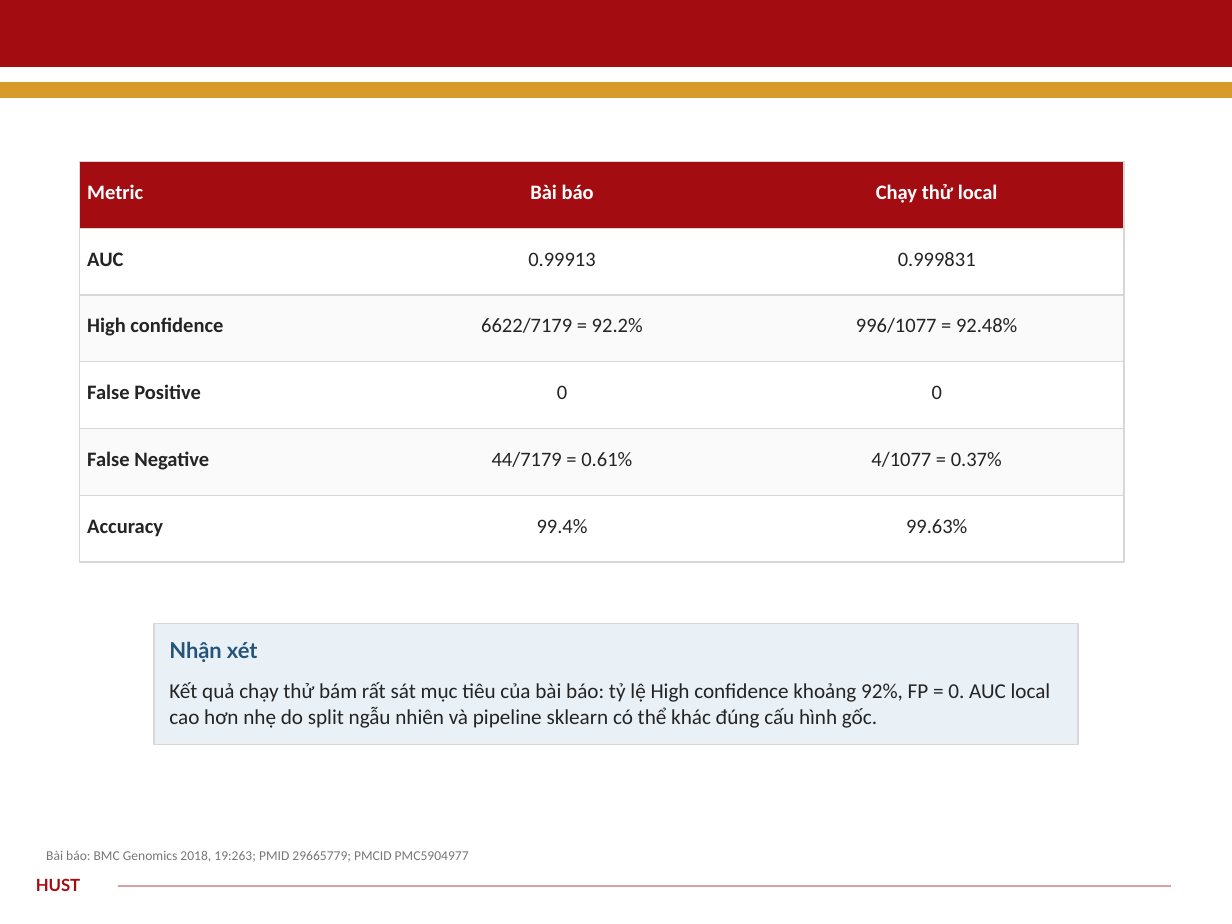
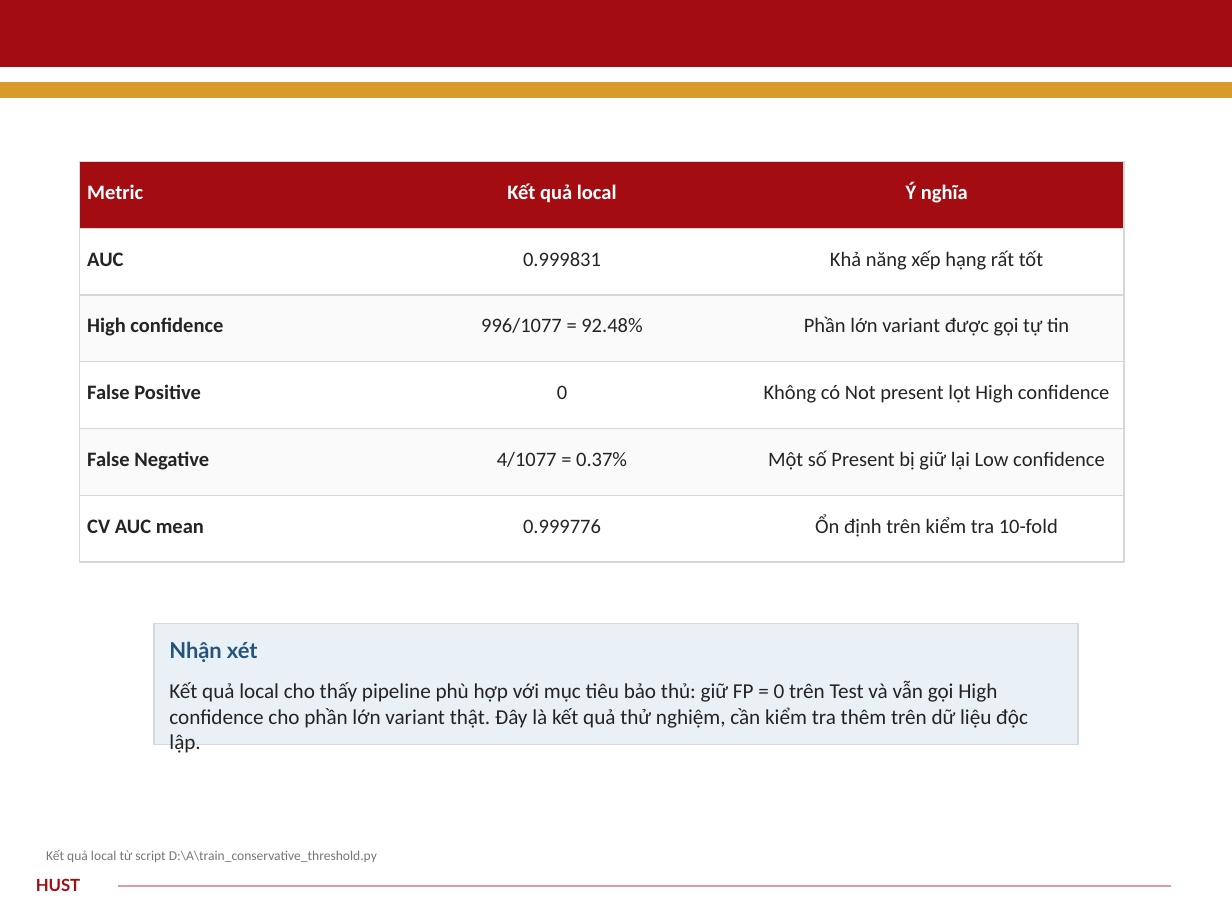
Before and after one commit to BlackHoleHiHi/capture-ngs-variant-confidence-logreg, a slide deck: slide 7 of reports/variant-confidence-hust-report.pptx. Drawn at 1232x924 pixels with LibreOffice and Linux fonts; fonts in the diff are those of the drawing. Boxes give left, top, right and bottom in pixels: in the first picture for what was removed or moved away, otherwise in the second. Text is boxed around its words. In the diff, an @@ line names an element or a change of style, - is before the commit and + after.

Commit message:
Reframe project as personal variant confidence classifier

```diff
--- a/reports/variant-confidence-hust-report.pptx
+++ b/reports/variant-confidence-hust-report.pptx
@@ text at <box>507,183,617,203</box>: text changed @@
-Bài báo
+Kết quả local
@@ text at <box>906,182,968,203</box>: text changed @@
-Chạy thử local
+Ý nghĩa
@@ text at <box>523,252,601,266</box>: text changed @@
-0.99913
+0.999831
@@ text at <box>830,250,1043,270</box>: text changed @@
-0.999831
+Khả năng xếp hạng rất tốt
@@ text at <box>481,317,642,333</box>: text changed @@
-6622/7179 = 92.2%
+996/1077 = 92.48%
@@ text at <box>804,316,1069,336</box>: text changed @@
-996/1077 = 92.48%
+Phần lớn variant được gọi tự tin
@@ text at <box>764,384,1109,403</box>: text changed @@
-0
+Không có Not present lọt High confidence
@@ text at <box>497,451,627,467</box>: text changed @@
-44/7179 = 0.61%
+4/1077 = 0.37%
@@ text at <box>768,450,1104,470</box>: text changed @@
-4/1077 = 0.37%
+Một số Present bị giữ lại Low confidence
@@ text at <box>87,519,204,533</box>: text changed @@
-Accuracy
+CV AUC mean
@@ text at <box>523,519,601,533</box>: text changed @@
-99.4%
+0.999776
@@ text at <box>815,516,1058,537</box>: text changed @@
-99.63%
+Ổn định trên kiểm tra 10-fold
@@ text at <box>169,681,1028,728</box>: text changed @@
-Kết quả chạy thử bám rất sát mục tiêu của bài báo: tỷ lệ High confidence khoảng 92%, FP = 0. AUC local cao hơn nhẹ do split ngẫu nhiên và pipeline sklearn có thể khác đúng cấu hình gốc.
+Kết quả local cho thấy pipeline phù hợp với mục tiêu bảo thủ: giữ FP = 0 trên Test và vẫn gọi High confidence cho phần lớn variant thật. Đây là kết quả thử nghiệm, cần kiểm tra thêm trên dữ liệu độc lập.
@@ text at <box>46,850,377,862</box>: text changed @@
-Bài báo: BMC Genomics 2018, 19:263; PMID 29665779; PMCID PMC5904977
+Kết quả local từ script D:\A\train_conservative_threshold.py
```
Also in this commit, not shown: 5 other slides changed, 5 other files.
